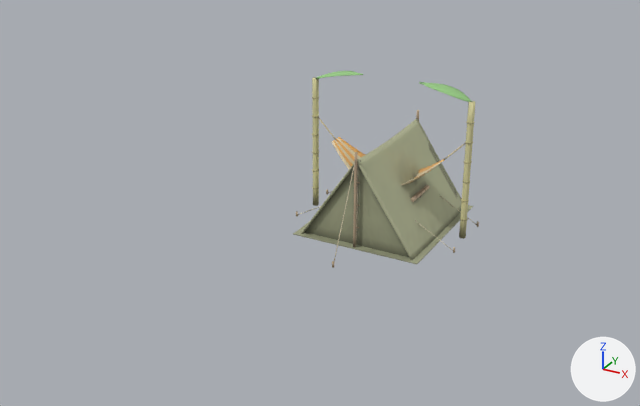
The glTF model props/camp/camp_picked.glb as it was, and as the next commit left it.
One viewpoint serves both versions: a camera (50 mm lens) standing at (5.88, -13.13, 6.62) and looking at (-0.43, -1.65, 0.88). Every picture has the same lights, and +X, +Y and +Z are marked at lower right. The picture after the commit comes second. Where no turn or scale is listed for an object, it has been applied to the vertices. Vertices at exactly the same position are counted once.

Names of what the first picture shows: 'Hammock', 'Table', 'Tent'.
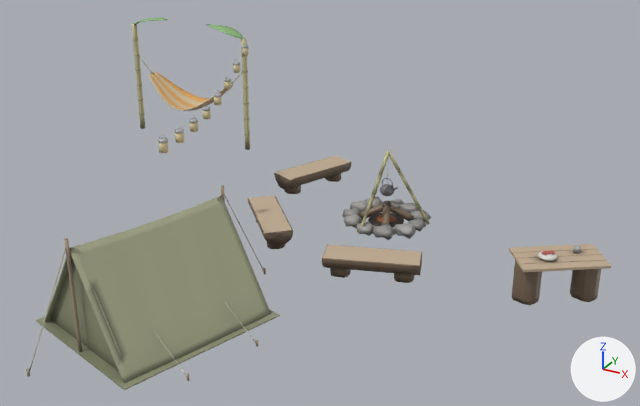
Where the newer file only moved an object's origin or applied its transform, the numbers keep the older frame.

What differs and where, as boxes (x1, y1, x2, y2) in the pictures (640 x 406 px):
'Tent', recoloured, moved, turned: before (293, 110, 479, 268); after (26, 185, 280, 390)
'Hammock', moved: before (312, 71, 475, 238); after (132, 18, 250, 150)
'Table', moved, turned (mostly hidden before): before (411, 185, 429, 202); after (509, 244, 611, 305)
'Seat', moved, turned (not visible before): after (322, 244, 422, 283)
'Seat_2', added (beige): after (274, 156, 351, 194)
'Seat_1', added (beige): after (248, 196, 293, 249)
'Lantern', moved (not visible before): after (158, 135, 168, 153)
'Lantern_1', added: after (175, 126, 184, 143)
'Lantern_2', added: after (189, 115, 198, 132)
'Lantern_3', added: after (202, 104, 211, 119)
'Lantern_4', added: after (213, 90, 222, 105)
'Lantern_5', added: after (224, 75, 231, 90)
'Lantern_6', added: after (233, 59, 240, 73)
'Lantern_7', added: after (241, 43, 248, 56)
part 2 of me_roof, recoloured: before (293, 111, 474, 264); after (30, 187, 280, 390)
part 3 of me_roof, recoloured: before (296, 110, 479, 268); after (26, 185, 268, 381)
'Fire', unchanged, uncovered by the edit: after (342, 150, 431, 240)

Diff of the bpy script that builds the scene:
```diff
--- a/props/camp/camp_picked.glb.py
+++ b/props/camp/camp_picked.glb.py
@@ me_cylinder_037 @@
-me_cylinder_037.from_pydata(...)  # 6046 vertices, 12048 faces; spans x -0.65..0.651, y -0.355..0.355, z -0.01..0.795
-me_cylinder_037.materials.append(mat_baked_005)
+me_cylinder_037.from_pydata(...)  # 6046 vertices, 12048 faces; spans x 2.618..4.086, y -1.908..-0.594, z -0.01..0.795
+# me_cylinder_037 part 1: the whole mesh is turned 34.4 degrees about the z axis through its middle, then moved by (3.352, -1.25, 0.0)
+me_cylinder_037.materials.append(mat_baked)
@@ me_roof @@
 me_roof.from_pydata(...)  # 6454 vertices, 12816 faces; spans x -1.52..1.52, y -2.02..2.02, z -0.02..1.69
-me_roof.materials.append(mat_baked_002)
+# me_roof part 2: 6622 faces centred in x -1.47..1.47, y -1.97..1.97, z 0.0..1.62 are repainted in the vertex colours; the middle colour goes from yellow #8f8d73 to yellow #968f78
+# me_roof part 3: 4561 faces centred in x -1.52..1.52, y -2.02..2.02, z -0.02..1.69 are repainted in the vertex colours; the middle colour goes from beige #bcb898 to beige #bcbb99
+me_roof.materials.append(mat_baked)
@@ ob_hammock @@
 ob_hammock = bpy.data.objects.new('Hammock', me_cylinder_061)
-ob_hammock.location = (0.0, 0.0, 0.0)
+ob_hammock.location = (-5.59, 1.9, 0.0)
@@ ob_lantern @@
 ob_lantern = bpy.data.objects.new('Lantern', me_cylinder_035)
-ob_lantern.location = (0.0, 0.0, 0.0)
+ob_lantern.location = (-1.75, -3.85, 2.45)
@@ ob_seat @@
 ob_seat = bpy.data.objects.new('Seat', me_cylinder_008)
-ob_seat.location = (0.0, 0.0, 0.0)
+ob_seat.location = (0.68, -1.99, 0.0)
+ob_seat.rotation_euler = (0.0, 0.0, 0.329)  # degrees (0, 0, 19)
@@ ob_tent @@
 ob_tent = bpy.data.objects.new('Tent', me_roof)
-ob_tent.location = (0.0, 0.0, 0.0)
+ob_tent.location = (-1.44, -4.62, 0.0)
+ob_tent.rotation_euler = (0.0, 0.0, 2.84)  # degrees (0, 0, 163)
@@ ob_seat_2 @@
+ob_seat_2 = bpy.data.objects.new('Seat_2', me_cylinder_073)  # 1802 vertices, 3588 faces; spans x -0.52..0.52, y -0.79..0.79, z 0.0..0.37
+ob_seat_2.location = (-1.93, 0.82, 0.0)
@@ ob_seat_1 @@
+ob_seat_1 = bpy.data.objects.new('Seat_1', me_cylinder_072)  # 1802 vertices, 3588 faces; spans x -0.694..0.691, y -0.72..0.718, z -0.005..0.366
+ob_seat_1.location = (-1.54, -1.43, 0.0)
@@ ob_lantern_7 @@
+ob_lantern_7 = bpy.data.objects.new('Lantern_7', me_cylinder_081)  # 176 vertices, 344 faces; spans x -0.07..0.07, y -0.069..0.069, z -0.22..0.034
+ob_lantern_7.location = (-3.92, 1.57, 2.38)
@@ ob_lantern_6 @@
+ob_lantern_6 = bpy.data.objects.new('Lantern_6', me_cylinder_080)  # 176 vertices, 344 faces; spans x -0.07..0.07, y -0.069..0.069, z -0.22..0.034
+ob_lantern_6.location = (-3.61, 0.8, 2.25)
@@ ob_lantern_5 @@
+ob_lantern_5 = bpy.data.objects.new('Lantern_5', me_cylinder_079)  # 176 vertices, 344 faces; spans x -0.069..0.069, y -0.07..0.07, z -0.22..0.034
+ob_lantern_5.location = (-3.3, 0.02, 2.16)
@@ ob_lantern_4 @@
+ob_lantern_4 = bpy.data.objects.new('Lantern_4', me_cylinder_078)  # 176 vertices, 344 faces; spans x -0.069..0.069, y -0.07..0.07, z -0.22..0.034
+ob_lantern_4.location = (-2.99, -0.75, 2.12)
@@ ob_lantern_3 @@
+ob_lantern_3 = bpy.data.objects.new('Lantern_3', me_cylinder_077)  # 176 vertices, 344 faces; spans x -0.07..0.07, y -0.069..0.069, z -0.22..0.034
+ob_lantern_3.location = (-2.68, -1.52, 2.13)
@@ ob_lantern_2 @@
+ob_lantern_2 = bpy.data.objects.new('Lantern_2', me_cylinder_076)  # 176 vertices, 344 faces; spans x -0.07..0.07, y -0.069..0.069, z -0.22..0.034
+ob_lantern_2.location = (-2.37, -2.3, 2.2)
@@ ob_lantern_1 @@
+ob_lantern_1 = bpy.data.objects.new('Lantern_1', me_cylinder_075)  # 176 vertices, 344 faces; spans x -0.069..0.069, y -0.07..0.07, z -0.22..0.034
+ob_lantern_1.location = (-2.06, -3.07, 2.31)
```
